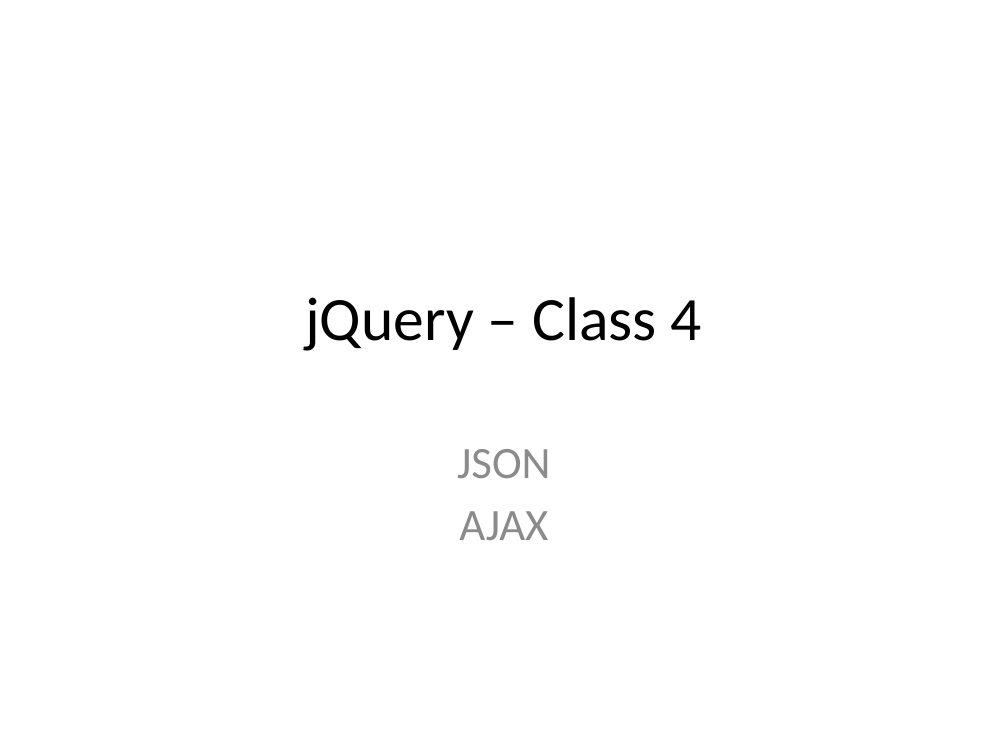
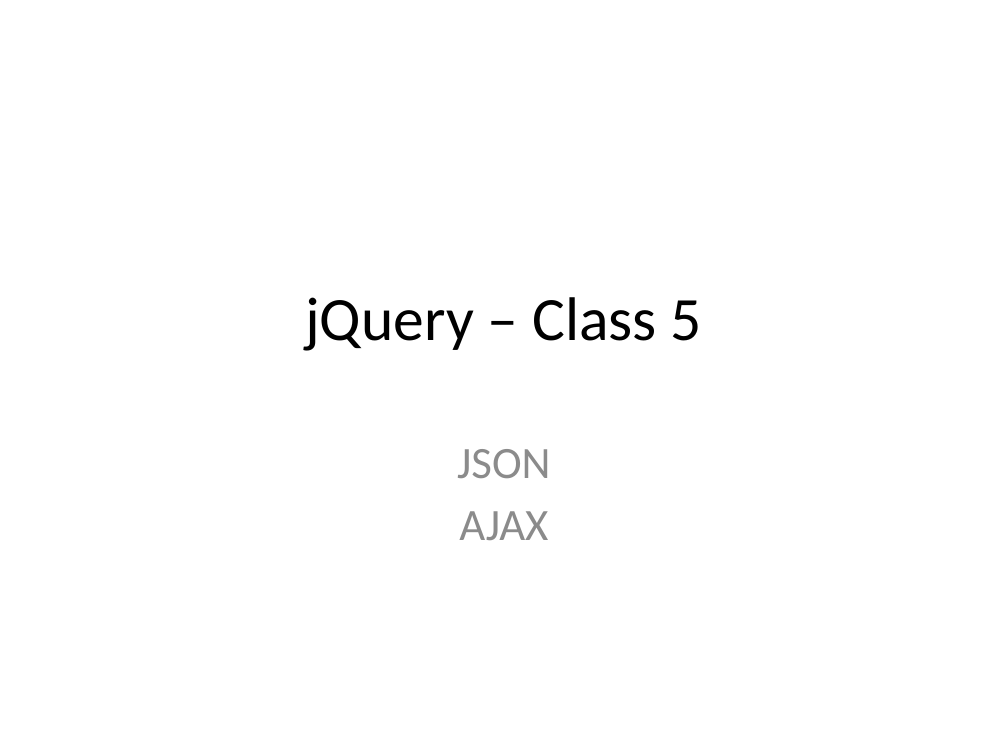
Before and after one commit to nbucciarelli/jquery_classes, a slide deck: slide 1 of class_5/jquery_class_5.pptx. Drawn at 1008x756 pixels with LibreOffice and Linux fonts; fonts in the diff are those of the drawing. Boxes give left, top, right and bottom in pixels: in the first picture for what was removed or moved away, otherwise in the second. Text is boxed around its words. In the diff, an @@ line names an element or a change of style, - is before the commit and + after.

```diff
--- a/class_5/jquery_class_5.pptx
+++ b/class_5/jquery_class_5.pptx
@@ title at [305,297,702,351]: text changed @@
-jQuery – Class 4
+jQuery – Class 5
```
Also in this commit, not shown: 2 other files.
